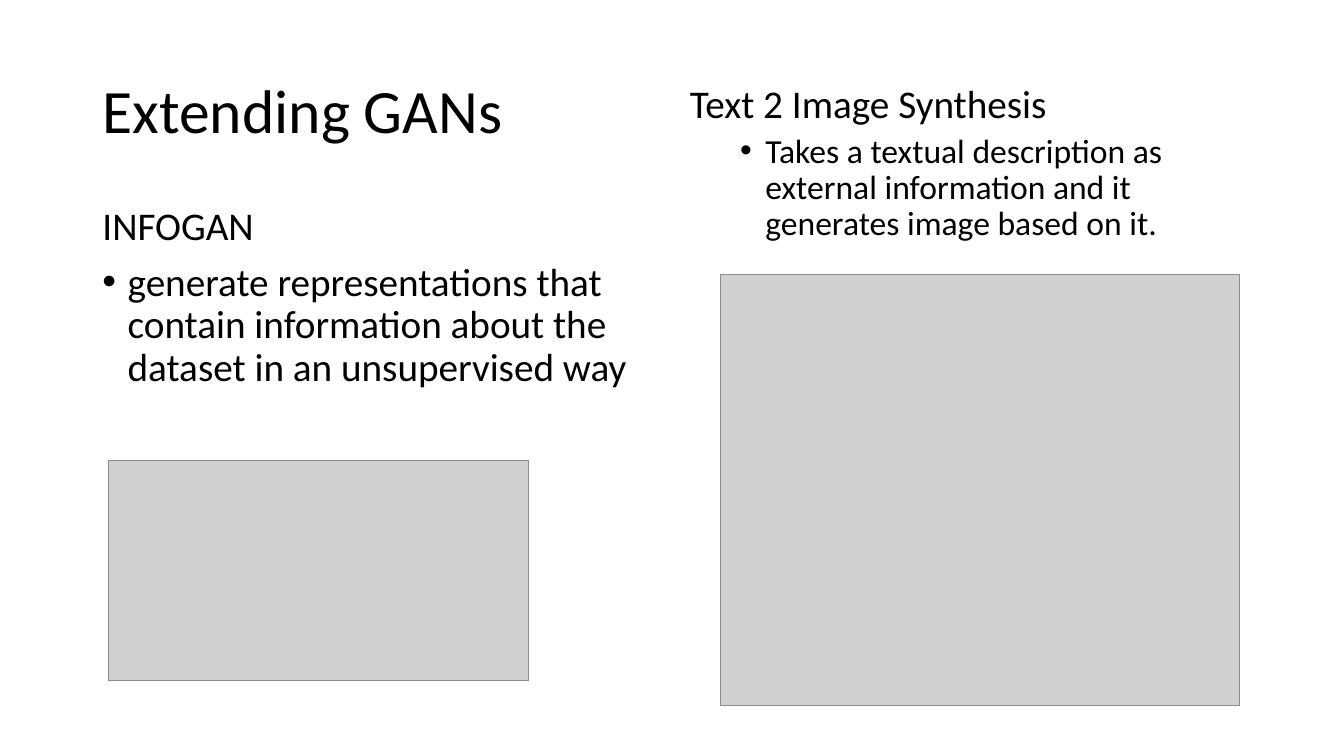
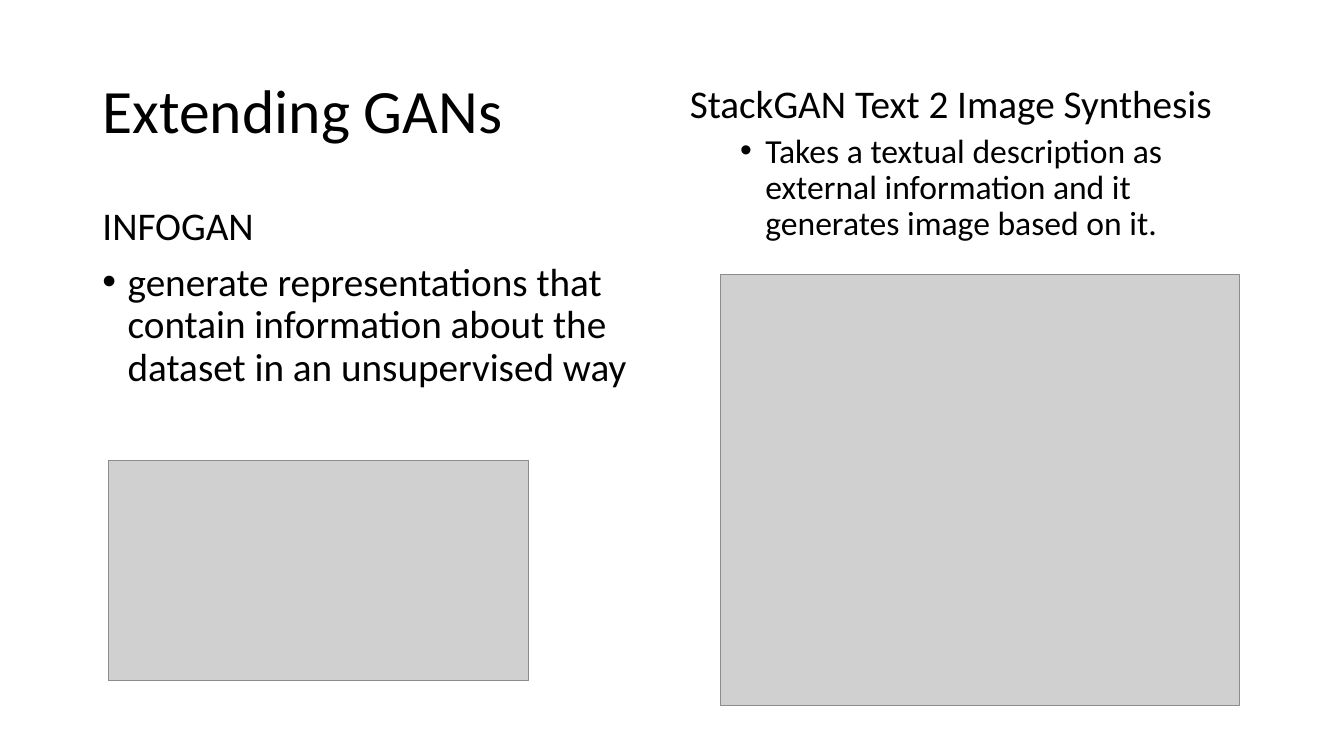
Before and after one commit to gmarchet/dnnworkshop5, a slide deck: slide 27 of presentations/6.GANs.pptx. Drawn at 1344x756 pixels with LibreOffice and Linux fonts; fonts in the diff are those of the drawing; grey boxes stand for pictures. Boxes give left, top, right and bottom in pixels: in the first picture for what was removed or moved away, otherwise in the second. Text is boxed around its words. In the diff, an @@ line names an element or a change of style, - is before the commit and + after.

```diff
--- a/presentations/6.GANs.pptx
+++ b/presentations/6.GANs.pptx
@@ text at box(690, 90, 1212, 125): text changed @@
-Text 2 Image Synthesis
+StackGAN Text 2 Image Synthesis
```
Also in this commit, not shown: 11 other slides changed, 2 other files.
